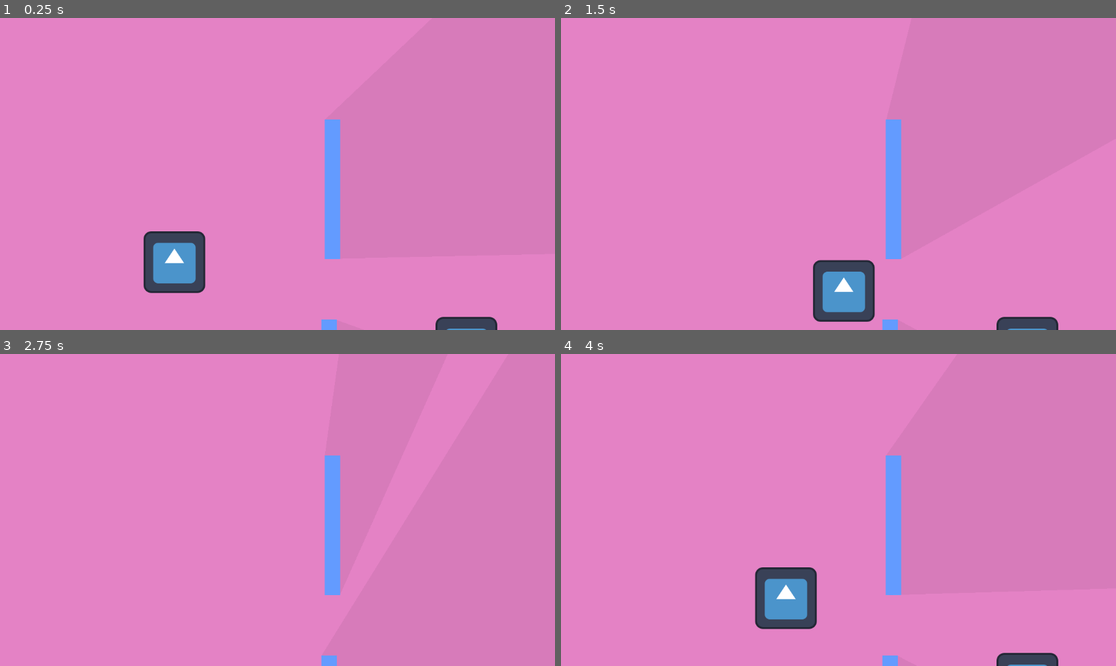
Above: before the commit, frames 1-4 (two rows, left to right).
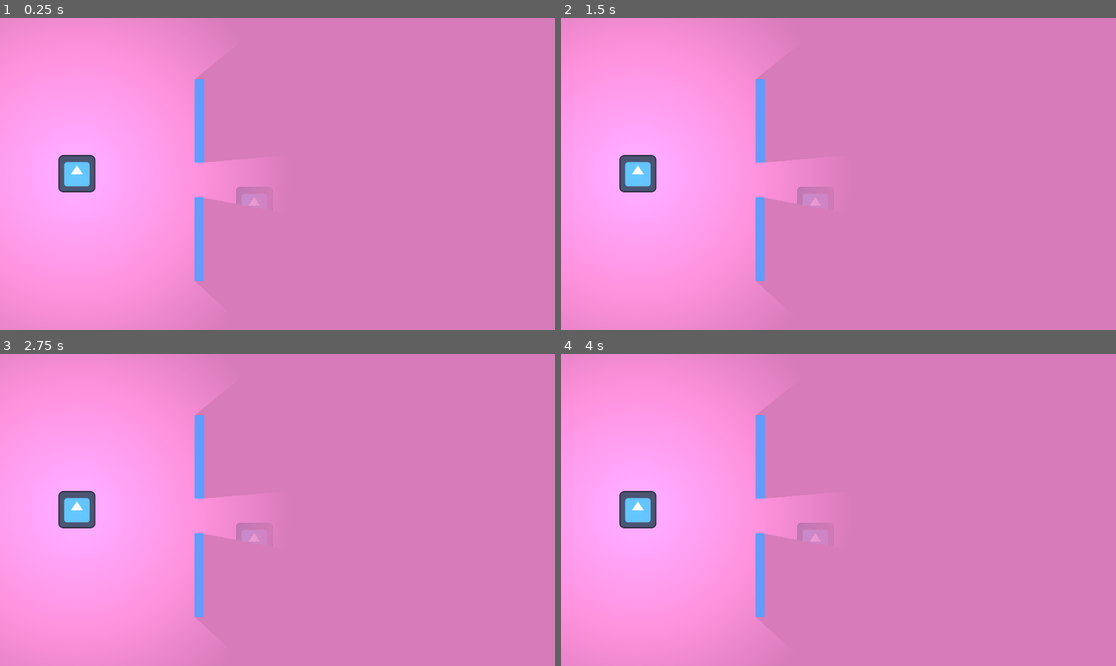
Above: after the commit, the same moments.

Repository: jTendeck/copsnrobbazjam
Game: Godot game, scene res://scenes/fog-of-war/fow-playground.tscn
The game is run twice, just before and just after one commit, with the same random seed, the same clock (stepped at 60 frames per second) and the same inputs. This scene is started directly instead of the project's main scene. The engine's default icon, where the game draws it, is replaced by a stand-in: a white triangle on a blue panel in a dark square.
Inputs:
- Up to frame 1 (0.25 s): no input
- Up to frame 2 (1.5 s): tap Enter at 0.5 s; hold Right (ui_right) 0.53-1.28 s; hold Down (ui_down) from 1.28 s (still down)
- Up to frame 3 (2.75 s): release Down (ui_down) at 2.03 s; hold Right (ui_right) from 2.03 s (still down)
- Up to frame 4 (4 s): tap Space at 2.75 s; release Right (ui_right) at 2.78 s; hold Up (ui_up) 2.78-3.53 s; hold Left (ui_left) from 3.53 s (still down)

The runs differ from the first frame. In frame 1, 29% of the frame differs, in the area x 0-90%, y 8-100%; in frame 2, 30%; in frame 3, 28%; in frame 4, 30%.

Commit message:
start some networking

Diff:
--- /dev/null
+++ b/globals/network.gd
@@ -0,0 +1,16 @@
+extends Node
+
+const IP_ADDRESS : String = "localhost" # TODO need to get this dynamically
+const PORT: int = 6346
+
+var peer : ENetMultiplayerPeer
+
+func start_server() -> void:
+	peer = ENetMultiplayerPeer.new()
+	peer.create_server(PORT)
+	multiplayer.multiplayer_peer = peer
+
+func start_client() -> void:
+	peer = ENetMultiplayerPeer.new()
+	peer.create_client(IP_ADDRESS, PORT)
+	multiplayer.multiplayer_peer = peer
--- a/project.godot
+++ b/project.godot
@@ -19,11 +19,44 @@
 
 SignalManager="*res://globals/signal_manager.gd"
 GlobalVariables="*res://globals/global_variables.gd"
+Network="*res://globals/network.gd"
+
+[display]
+
+window/size/viewport_width=1920
+window/size/viewport_height=1080
 
 [gui]
 
 theme/custom_font="uid://cc8way58njw0x"
 
+[input]
+
+up={
+"deadzone": 0.2,
+"events": [Object(InputEventKey,"resource_local_to_scene":false,"resource_name":"","device":-1,"window_id":0,"alt_pressed":false,"shift_pressed":false,"ctrl_pressed":false,"meta_pressed":false,"pressed":false,"keycode":0,"physical_keycode":87,"key_label":0,"unicode":119,"location":0,"echo":false,"script":null)
+, Object(InputEventKey,"resource_local_to_scene":false,"resource_name":"","device":-1,"window_id":0,"alt_pressed":false,"shift_pressed":false,"ctrl_pressed":false,"meta_pressed":false,"pressed":false,"keycode":0,"physical_keycode":4194320,"key_label":0,"unicode":0,"location":0,"echo":false,"script":null)
+]
+}
+down={
+"deadzone": 0.2,
+"events": [Object(InputEventKey,"resource_local_to_scene":false,"resource_name":"","device":-1,"window_id":0,"alt_pressed":false,"shift_pressed":false,"ctrl_pressed":false,"meta_pressed":false,"pressed":false,"keycode":0,"physical_keycode":83,"key_label":0,"unicode":115,"location":0,"echo":false,"script":null)
+, Object(InputEventKey,"resource_local_to_scene":false,"resource_name":"","device":-1,"window_id":0,"alt_pressed":false,"shift_pressed":false,"ctrl_pressed":false,"meta_pressed":false,"pressed":false,"keycode":0,"physical_keycode":4194322,"key_label":0,"unicode":0,"location":0,"echo":false,"script":null)
+]
+}
+left={
+"deadzone": 0.2,
+"events": [Object(InputEventKey,"resource_local_to_scene":false,"resource_name":"","device":-1,"window_id":0,"alt_pressed":false,"shift_pressed":false,"ctrl_pressed":false,"meta_pressed":false,"pressed":false,"keycode":0,"physical_keycode":65,"key_label":0,"unicode":97,"location":0,"echo":false,"script":null)
+, Object(InputEventKey,"resource_local_to_scene":false,"resource_name":"","device":-1,"window_id":0,"alt_pressed":false,"shift_pressed":false,"ctrl_pressed":false,"meta_pressed":false,"pressed":false,"keycode":0,"physical_keycode":4194319,"key_label":0,"unicode":0,"location":0,"echo":false,"script":null)
+]
+}
+right={
+"deadzone": 0.2,
+"events": [Object(InputEventKey,"resource_local_to_scene":false,"resource_name":"","device":-1,"window_id":0,"alt_pressed":false,"shift_pressed":false,"ctrl_pressed":false,"meta_pressed":false,"pressed":false,"keycode":0,"physical_keycode":68,"key_label":0,"unicode":100,"location":0,"echo":false,"script":null)
+, Object(InputEventKey,"resource_local_to_scene":false,"resource_name":"","device":-1,"window_id":0,"alt_pressed":false,"shift_pressed":false,"ctrl_pressed":false,"meta_pressed":false,"pressed":false,"keycode":0,"physical_keycode":4194321,"key_label":0,"unicode":0,"location":0,"echo":false,"script":null)
+]
+}
+
 [rendering]
 
 renderer/rendering_method="gl_compatibility"
--- a/scenes/fog-of-war/fow-player-test.tscn
+++ b/scenes/fog-of-war/fow-player-test.tscn
@@ -1,16 +1,31 @@
-[gd_scene load_steps=4 format=3 uid="uid://dea8embamdeuq"]
+[gd_scene load_steps=7 format=3 uid="uid://dea8embamdeuq"]
 
 [ext_resource type="Script" uid="uid://c3bk8p3fb2rln" path="res://scenes/fog-of-war/fow_player_test.gd" id="1_bqvpl"]
 [ext_resource type="Texture2D" uid="uid://yj312mooarud" path="res://icon.svg" id="2_fisqu"]
+[ext_resource type="PackedScene" uid="uid://dftlfe5ueqlwe" path="res://scenes/fog-of-war/fow-visibility.tscn" id="3_fisqu"]
+
+[sub_resource type="CanvasItemMaterial" id="CanvasItemMaterial_6t866"]
+light_mode = 2
 
 [sub_resource type="RectangleShape2D" id="RectangleShape2D_6t866"]
 size = Vector2(130, 130)
+
+[sub_resource type="SceneReplicationConfig" id="SceneReplicationConfig_bqvpl"]
+properties/0/path = NodePath(".:position")
+properties/0/spawn = true
+properties/0/replication_mode = 1
 
 [node name="Fow-player-test" type="CharacterBody2D"]
 script = ExtResource("1_bqvpl")
 
 [node name="Sprite2D" type="Sprite2D" parent="."]
+material = SubResource("CanvasItemMaterial_6t866")
 texture = ExtResource("2_fisqu")
 
 [node name="CollisionShape2D" type="CollisionShape2D" parent="."]
 shape = SubResource("RectangleShape2D_6t866")
+
+[node name="MultiplayerSynchronizer" type="MultiplayerSynchronizer" parent="."]
+replication_config = SubResource("SceneReplicationConfig_bqvpl")
+
+[node name="Visibility" parent="." instance=ExtResource("3_fisqu")]
--- a/scenes/fog-of-war/fow-playground.tscn
+++ b/scenes/fog-of-war/fow-playground.tscn
@@ -1,27 +1,21 @@
-[gd_scene load_steps=10 format=3 uid="uid://dc8pj0pgrfaa7"]
+[gd_scene load_steps=7 format=3 uid="uid://dc8pj0pgrfaa7"]
 
 [ext_resource type="Texture2D" uid="uid://hfcoh7x5ra08" path="res://assets/sprites/fow-bg-test.png" id="1_au7ri"]
-[ext_resource type="PackedScene" uid="uid://dea8embamdeuq" path="res://scenes/fog-of-war/fow-player-test.tscn" id="2_aygct"]
-[ext_resource type="Texture2D" uid="uid://cis1lg2856q14" path="res://assets/sprites/fow-wall-test.png" id="4_701fk"]
+[ext_resource type="PackedScene" uid="uid://c27w2cdaho7ap" path="res://scenes/fog-of-war/fow-wall.tscn" id="3_aygct"]
 [ext_resource type="Texture2D" uid="uid://yj312mooarud" path="res://icon.svg" id="4_olriu"]
 
-[sub_resource type="Gradient" id="Gradient_aygct"]
-colors = PackedColorArray(1, 1, 1, 1, 1, 1, 1, 1)
+[sub_resource type="Gradient" id="Gradient_8cvs5"]
+offsets = PackedFloat32Array(0, 0.703041)
+colors = PackedColorArray(1, 1, 1, 1, 1, 1, 1, 0)
 
-[sub_resource type="GradientTexture2D" id="GradientTexture2D_olriu"]
-gradient = SubResource("Gradient_aygct")
-width = 4000
-height = 4000
+[sub_resource type="GradientTexture2D" id="GradientTexture2D_aygct"]
+gradient = SubResource("Gradient_8cvs5")
+width = 1500
+height = 1500
 fill = 1
 fill_from = Vector2(0.5, 0.5)
 
-[sub_resource type="OccluderPolygon2D" id="OccluderPolygon2D_701fk"]
-polygon = PackedVector2Array(-16, -16, -16, 16, 16, 16, 16, -16)
-
-[sub_resource type="RectangleShape2D" id="RectangleShape2D_wxd1a"]
-size = Vector2(32, 32)
-
-[sub_resource type="CanvasItemMaterial" id="CanvasItemMaterial_rtbrd"]
+[sub_resource type="CanvasItemMaterial" id="CanvasItemMaterial_olriu"]
 light_mode = 2
 
 [node name="Fow-playground" type="Node2D"]
@@ -31,44 +25,23 @@
 scale = Vector2(61.7813, 34.8125)
 texture = ExtResource("1_au7ri")
 
-[node name="Fow-player-test" parent="." instance=ExtResource("2_aygct")]
-position = Vector2(362, 507)
+[node name="Wall1" parent="." instance=ExtResource("3_aygct")]
+position = Vector2(690, 356)
+
+[node name="Wall2" parent="." instance=ExtResource("3_aygct")]
+position = Vector2(689, 766)
+
+[node name="Player1" type="Sprite2D" parent="."]
+position = Vector2(266, 539)
+texture = ExtResource("4_olriu")
 metadata/_edit_group_ = true
 
-[node name="Visibility" type="PointLight2D" parent="Fow-player-test"]
-energy = 0.06
+[node name="PointLight2D" type="PointLight2D" parent="Player1"]
+energy = 0.43
 shadow_enabled = true
-texture = SubResource("GradientTexture2D_olriu")
-
-[node name="Wall1" type="StaticBody2D" parent="."]
-position = Vector2(690, 356)
-scale = Vector2(1, 9.04)
-metadata/_edit_group_ = true
-
-[node name="Sprite2D" type="Sprite2D" parent="Wall1"]
-texture = ExtResource("4_701fk")
-
-[node name="LightOccluder2D" type="LightOccluder2D" parent="Wall1"]
-occluder = SubResource("OccluderPolygon2D_701fk")
-
-[node name="CollisionShape2D" type="CollisionShape2D" parent="Wall1"]
-shape = SubResource("RectangleShape2D_wxd1a")
-
-[node name="Wall2" type="StaticBody2D" parent="."]
-position = Vector2(683, 771)
-scale = Vector2(1, 9.04)
-metadata/_edit_group_ = true
-
-[node name="Sprite2D" type="Sprite2D" parent="Wall2"]
-texture = ExtResource("4_701fk")
-
-[node name="LightOccluder2D" type="LightOccluder2D" parent="Wall2"]
-occluder = SubResource("OccluderPolygon2D_701fk")
-
-[node name="CollisionShape2D" type="CollisionShape2D" parent="Wall2"]
-shape = SubResource("RectangleShape2D_wxd1a")
+texture = SubResource("GradientTexture2D_aygct")
 
 [node name="Enemy" type="Sprite2D" parent="."]
-material = SubResource("CanvasItemMaterial_rtbrd")
-position = Vector2(968, 685)
+material = SubResource("CanvasItemMaterial_olriu")
+position = Vector2(880, 648)
 texture = ExtResource("4_olriu")
--- /dev/null
+++ b/scenes/fog-of-war/fow-visibility.tscn
@@ -0,0 +1,16 @@
+[gd_scene load_steps=3 format=3 uid="uid://dftlfe5ueqlwe"]
+
+[sub_resource type="Gradient" id="Gradient_aygct"]
+colors = PackedColorArray(1, 1, 1, 1, 1, 1, 1, 1)
+
+[sub_resource type="GradientTexture2D" id="GradientTexture2D_olriu"]
+gradient = SubResource("Gradient_aygct")
+width = 4000
+height = 4000
+fill = 1
+fill_from = Vector2(0.5, 0.5)
+
+[node name="Visibility" type="PointLight2D"]
+energy = 0.06
+shadow_enabled = true
+texture = SubResource("GradientTexture2D_olriu")
--- /dev/null
+++ b/scenes/fog-of-war/fow-wall.tscn
@@ -0,0 +1,22 @@
+[gd_scene load_steps=4 format=3 uid="uid://c27w2cdaho7ap"]
+
+[ext_resource type="Texture2D" uid="uid://cis1lg2856q14" path="res://assets/sprites/fow-wall-test.png" id="1_121n7"]
+
+[sub_resource type="OccluderPolygon2D" id="OccluderPolygon2D_701fk"]
+polygon = PackedVector2Array(-16, -16, -16, 16, 16, 16, 16, -16)
+
+[sub_resource type="RectangleShape2D" id="RectangleShape2D_wxd1a"]
+size = Vector2(32, 32)
+
+[node name="Wall1" type="StaticBody2D"]
+scale = Vector2(1, 9.04)
+metadata/_edit_group_ = true
+
+[node name="Sprite2D" type="Sprite2D" parent="."]
+texture = ExtResource("1_121n7")
+
+[node name="LightOccluder2D" type="LightOccluder2D" parent="."]
+occluder = SubResource("OccluderPolygon2D_701fk")
+
+[node name="CollisionShape2D" type="CollisionShape2D" parent="."]
+shape = SubResource("RectangleShape2D_wxd1a")
--- a/scenes/fog-of-war/fow_player_test.gd
+++ b/scenes/fog-of-war/fow_player_test.gd
@@ -1,11 +1,18 @@
 extends CharacterBody2D
 
 
-const SPEED = 300.0
-const JUMP_VELOCITY = -400.0
+const SPEED = 600.0
+
+
+func _ready() -> void:
+	set_multiplayer_authority(name.to_int())
 
 
 func _physics_process(delta):
+
+	if !is_multiplayer_authority():
+		return
+
 	var direction = Input.get_vector("ui_left", "ui_right", "ui_up", "ui_down")
 	if direction:
 		velocity = direction * SPEED
--- a/scenes/fog-of-war/vision.tscn
+++ /dev/null
@@ -1,19 +0,0 @@
-[gd_scene load_steps=3 format=3 uid="uid://xpm3in0yjujb"]
-
-[sub_resource type="Gradient" id="Gradient_hskig"]
-interpolation_mode = 1
-offsets = PackedFloat32Array(0.227191, 0.70483)
-colors = PackedColorArray(1, 1, 1, 1, 0, 0, 0, 1)
-
-[sub_resource type="GradientTexture2D" id="GradientTexture2D_bxsg3"]
-gradient = SubResource("Gradient_hskig")
-width = 1000
-height = 1000
-fill = 1
-fill_from = Vector2(0.5, 0.5)
-
-[node name="Vision" type="PointLight2D"]
-range_item_cull_mask = 2
-shadow_enabled = true
-texture = SubResource("GradientTexture2D_bxsg3")
-texture_scale = 0.1
--- /dev/null
+++ b/scenes/network/basic_network_ui.gd
@@ -0,0 +1,19 @@
+extends Control
+
+
+# Called when the node enters the scene tree for the first time.
+func _ready():
+	pass # Replace with function body.
+
+
+# Called every frame. 'delta' is the elapsed time since the previous frame.
+func _process(delta):
+	pass
+
+
+func _on_server_pressed():
+	Network.start_server()
+
+
+func _on_client_pressed():
+	Network.start_client()
--- /dev/null
+++ b/scenes/network/basic_network_ui.tscn
@@ -0,0 +1,30 @@
+[gd_scene load_steps=2 format=3 uid="uid://bltubbetwfaih"]
+
+[ext_resource type="Script" uid="uid://efhikpr87byj" path="res://scenes/network/basic_network_ui.gd" id="1_ffoxd"]
+
+[node name="BasicNetworkUi" type="Control"]
+layout_mode = 3
+anchors_preset = 15
+anchor_right = 1.0
+anchor_bottom = 1.0
+grow_horizontal = 2
+grow_vertical = 2
+script = ExtResource("1_ffoxd")
+
+[node name="VBoxContainer" type="VBoxContainer" parent="."]
+layout_mode = 0
+offset_right = 40.0
+offset_bottom = 40.0
+
+[node name="Server" type="Button" parent="VBoxContainer"]
+layout_mode = 2
+theme_override_font_sizes/font_size = 48
+text = "SERVER"
+
+[node name="Client" type="Button" parent="VBoxContainer"]
+layout_mode = 2
+theme_override_font_sizes/font_size = 48
+text = "CLIENT"
+
+[connection signal="pressed" from="VBoxContainer/Server" to="." method="_on_server_pressed"]
+[connection signal="pressed" from="VBoxContainer/Client" to="." method="_on_client_pressed"]
--- /dev/null
+++ b/scenes/network/multiplayer_spawner.gd
@@ -0,0 +1,16 @@
+extends MultiplayerSpawner
+
+
+@export var network_player : PackedScene
+
+
+func _ready() -> void:
+	multiplayer.peer_connected.connect(_spawn_player)
+
+func _spawn_player(id: int) -> void:
+	if !multiplayer.is_server(): return
+
+	var player: Node = network_player.instantiate()
+	player.name = str(id)
+
+	get_node(spawn_path).call_deferred("add_child", player)
--- /dev/null
+++ b/scenes/network/network_playground.tscn
@@ -0,0 +1,29 @@
+[gd_scene load_steps=6 format=3 uid="uid://qv2k131ffroo"]
+
+[ext_resource type="PackedScene" uid="uid://bltubbetwfaih" path="res://scenes/network/basic_network_ui.tscn" id="1_dwygo"]
+[ext_resource type="Texture2D" uid="uid://hfcoh7x5ra08" path="res://assets/sprites/fow-bg-test.png" id="1_rl2cl"]
+[ext_resource type="Script" uid="uid://coeg1bfe3k1j4" path="res://scenes/network/multiplayer_spawner.gd" id="2_0ltwk"]
+[ext_resource type="PackedScene" uid="uid://dea8embamdeuq" path="res://scenes/fog-of-war/fow-player-test.tscn" id="3_0ltwk"]
+[ext_resource type="PackedScene" uid="uid://c27w2cdaho7ap" path="res://scenes/fog-of-war/fow-wall.tscn" id="5_x7tpl"]
+
+[node name="NetworkPlayground" type="Node"]
+
+[node name="Background" type="Sprite2D" parent="."]
+position = Vector2(957, 548.5)
+scale = Vector2(60.8125, 35.2813)
+texture = ExtResource("1_rl2cl")
+metadata/_edit_lock_ = true
+
+[node name="BasicNetworkUi" parent="." instance=ExtResource("1_dwygo")]
+
+[node name="MultiplayerSpawner" type="MultiplayerSpawner" parent="."]
+_spawnable_scenes = PackedStringArray("uid://dea8embamdeuq")
+spawn_path = NodePath("..")
+script = ExtResource("2_0ltwk")
+network_player = ExtResource("3_0ltwk")
+
+[node name="Wall1" parent="." instance=ExtResource("5_x7tpl")]
+position = Vector2(400, 742)
+
+[node name="Wall2" parent="." instance=ExtResource("5_x7tpl")]
+position = Vector2(620, 202)
Not shown, added: globals/network.gd.uid
Not shown, added: scenes/network/basic_network_ui.gd.uid
Not shown, added: scenes/network/multiplayer_spawner.gd.uid
Not shown: 1 places in scenes/ui/mainMenu.tscn that only renumber resources
